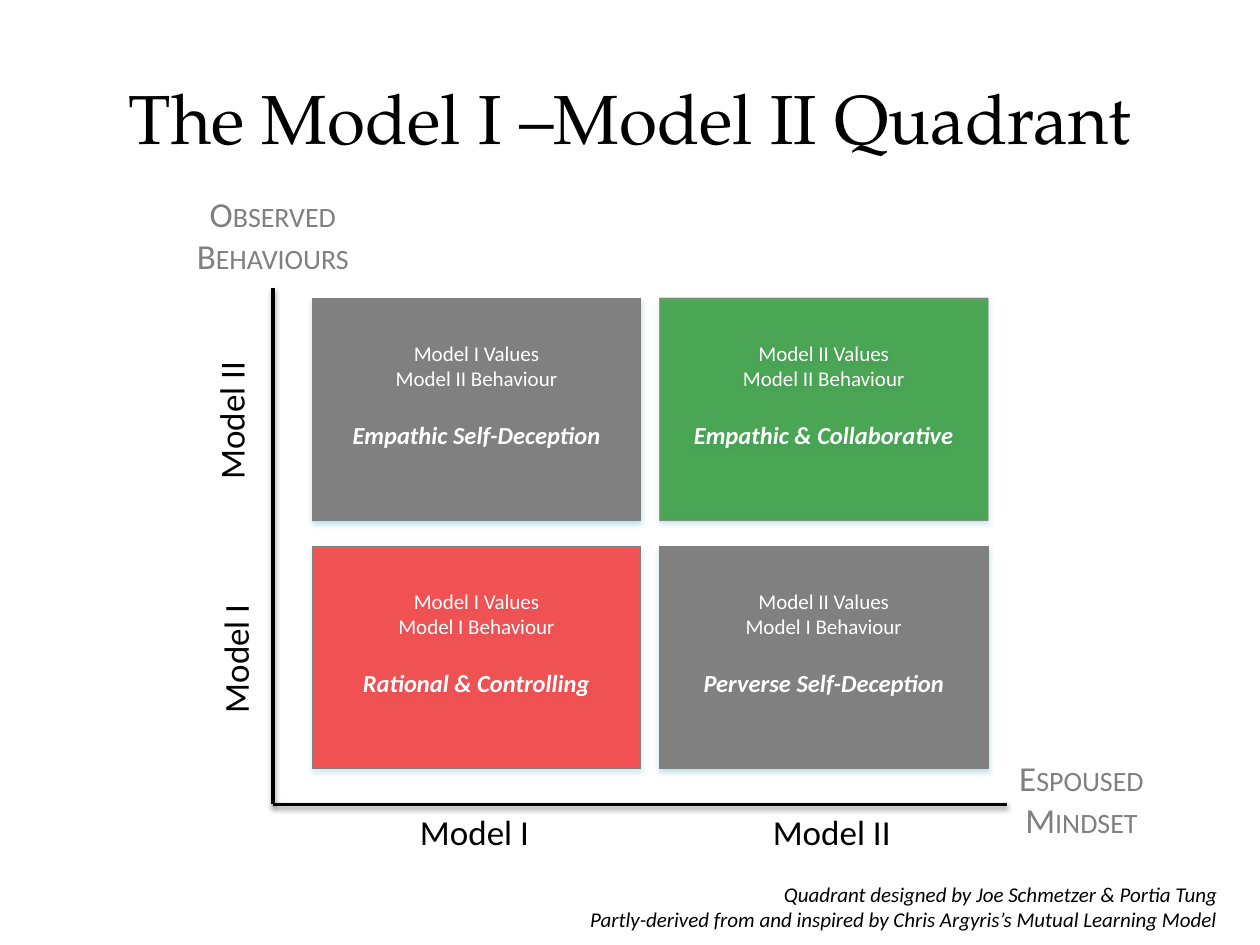
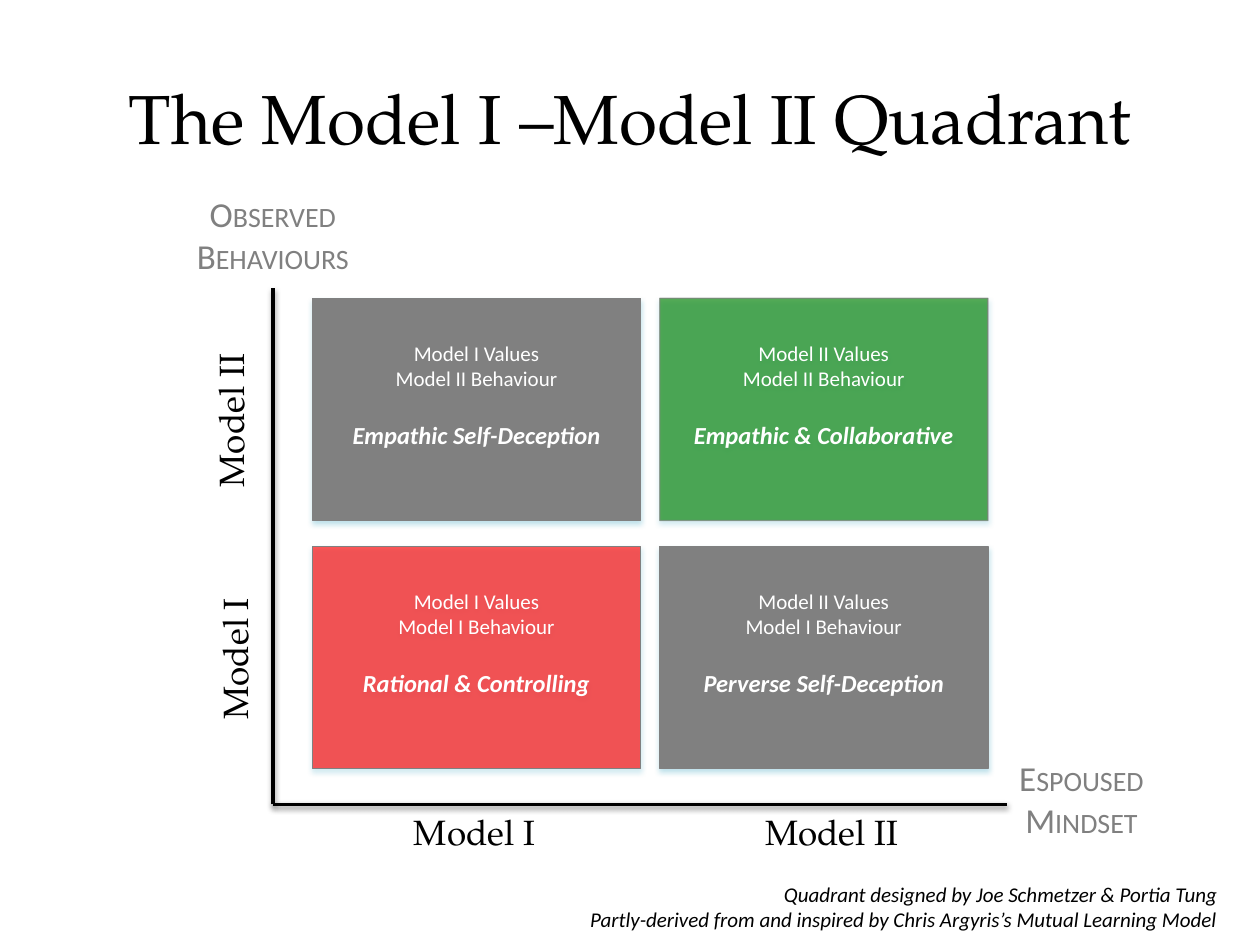
Before and after one commit to tumbarumba/effective-communication, a slide deck: slide 15 of The Fellowship of the Ring.pptx. Drawn at 1260x945 pixels with LibreOffice and Linux fonts; fonts in the diff are those of the drawing. Boxes give left, top, right and bottom in pixels: in the first picture for what was removed or moved away, otherwise in the second. Text is boxed around its words. In the diff, an @@ line names an element or a change of style, - is before the commit and + after.

```diff
--- a/The Fellowship of the Ring.pptx
+++ b/The Fellowship of the Ring.pptx
@@ font Calibri to TeX Gyre Pagella in 4 elements at (414,808,535,846), (207,599,264,717), (202,356,259,485), (765,808,899,846) @@
```
Also in this commit, not shown: 5 other slides changed.
